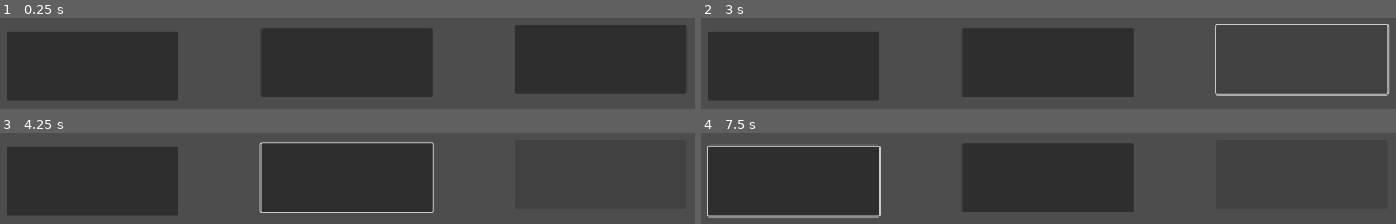
Above: before the commit, frames 1-4 (two rows, left to right).
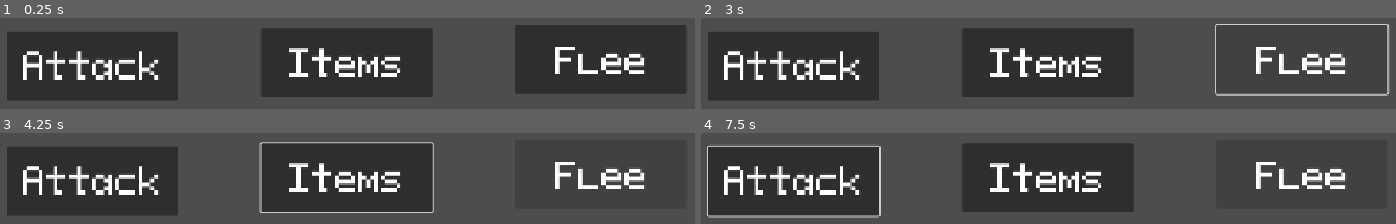
Above: after the commit, the same moments.

Repository: teagan-git-hub/goat_game
Game: Godot game, scene res://Scenes/battle_screen.tscn
Two runs of this game, one before a commit and one after it. Both use one fixed random seed, a clock stepped at 60 frames per second and the inputs below. This scene is started directly instead of the project's main scene.
Inputs (mouse positions are in pixels of both pictures, inside the frame that each line leads up to):
- Up to frame 1 (0.25 s): no input
- Up to frame 2 (3 s): click (791, 66) at 0.5 s; click (1048, 62) at 1.25 s; click (1298, 58) at 2 s; tap Enter at 2.75 s; hold Right (right) from 2.78 s (still down)
- Up to frame 3 (4.25 s): tap Space at 3.5 s; release Right (right) at 3.53 s; hold Down (down) from 3.53 s (still down)
- Up to frame 4 (7.5 s): tap Enter at 4.25, 5.75 s; release Down (down) at 4.28 s; hold Right (right) 4.28-5.03 s; tap Space at 5, 6.5 s; hold Up (up) 5.03-5.78 s; hold Left (left) 5.78-7.28 s; hold Down (down) from 7.28 s (still down)

The runs differ from the first frame. In frame 1, 5.8% of the frame differs, in the area x 3-93%, y 31-69%; in frame 2, 5.8%; in frame 3, 5.8%; in frame 4, 5.8%.
Error in both runs: Cannot call method 'play' on a null value. (res://Scripts/battle_screen.gd:8)

Commit message:
feat: add battle encounter flow

Diff:
--- /dev/null
+++ b/Labels/battle_label_settings.tres
@@ -0,0 +1,7 @@
+[gd_resource type="LabelSettings" format=3 uid="uid://dsddhm3oa73n0"]
+
+[ext_resource type="FontFile" uid="uid://5miaymlewwuu" path="res://Pixeloid_Font_1_0/TrueType (.ttf)/PixeloidMono.ttf" id="1_r8wn0"]
+
+[resource]
+font = ExtResource("1_r8wn0")
+font_size = 50
--- a/Scenes/battle_screen.tscn
+++ b/Scenes/battle_screen.tscn
@@ -1,6 +1,7 @@
 [gd_scene format=3 uid="uid://ccood52o8v3lw"]
 
 [ext_resource type="Script" path="res://Scripts/battle_screen.gd" id="1_iuxaa"]
+[ext_resource type="LabelSettings" uid="uid://dsddhm3oa73n0" path="res://Labels/battle_label_settings.tres" id="2_4vnsc"]
 
 [node name="Battle Screen" type="Node2D" unique_id=1572553924]
 script = ExtResource("1_iuxaa")
@@ -18,12 +19,33 @@
 offset_right = 313.0
 offset_bottom = 587.0
 
+[node name="Label" type="Label" parent="Control/attack" unique_id=453670210]
+layout_mode = 0
+offset_top = 1.0
+offset_right = 246.0
+offset_bottom = 98.0
+text = "Attack"
+label_settings = ExtResource("2_4vnsc")
+horizontal_alignment = 1
+vertical_alignment = 1
+
 [node name="items" type="Button" parent="Control" unique_id=1956134953]
 layout_mode = 0
 offset_left = 432.0
 offset_top = 483.0
 offset_right = 679.0
 offset_bottom = 582.0
+
+[node name="Label2" type="Label" parent="Control/items" unique_id=483898615]
+layout_mode = 0
+offset_left = 1.0
+offset_top = 2.0
+offset_right = 247.0
+offset_bottom = 99.0
+text = "Items"
+label_settings = ExtResource("2_4vnsc")
+horizontal_alignment = 1
+vertical_alignment = 1
 
 [node name="retreat" type="Button" parent="Control" unique_id=963903386]
 layout_mode = 0
@@ -32,6 +54,17 @@
 offset_right = 1045.0
 offset_bottom = 577.0
 
+[node name="Label3" type="Label" parent="Control/retreat" unique_id=2098943519]
+layout_mode = 0
+offset_left = 2.0
+offset_top = 3.0
+offset_right = 248.0
+offset_bottom = 100.0
+text = "Flee"
+label_settings = ExtResource("2_4vnsc")
+horizontal_alignment = 1
+vertical_alignment = 1
+
 [connection signal="pressed" from="Control/attack" to="." method="_on_attack_pressed"]
 [connection signal="pressed" from="Control/items" to="." method="_on_items_pressed"]
 [connection signal="pressed" from="Control/retreat" to="." method="_on_retreat_pressed"]
--- a/Scenes/cow.tscn
+++ b/Scenes/cow.tscn
@@ -82,6 +82,9 @@
 position = Vector2(0, -16)
 sprite_frames = SubResource("SpriteFrames_lkxno")
 
-[node name="CollisionShape2D" type="CollisionShape2D" parent="." unique_id=692453616]
+[node name="Area2D" type="Area2D" parent="." unique_id=538875405]
 position = Vector2(-3, -11)
+collision_layer = 2
+
+[node name="CollisionShape2D" type="CollisionShape2D" parent="Area2D" unique_id=692453616]
 shape = SubResource("RectangleShape2D_lkxno")
--- a/Scenes/player.tscn
+++ b/Scenes/player.tscn
@@ -117,8 +117,13 @@
 sprite_frames = SubResource("SpriteFrames_tgcg2")
 animation = &"idle_animation"
 
-[node name="CollisionShape2D" type="CollisionShape2D" parent="." unique_id=393453400]
+[node name="Area2D" type="Area2D" parent="." unique_id=1305279323]
+collision_mask = 2
+
+[node name="CollisionShape2D" type="CollisionShape2D" parent="Area2D" unique_id=393453400]
 position = Vector2(1, -9)
 shape = SubResource("CircleShape2D_qtiiy")
 
 [node name="Camera2D" type="Camera2D" parent="." unique_id=735661709]
+
+[connection signal="area_entered" from="Area2D" to="." method="_on_area_2d_area_entered"]
--- a/Scripts/player.gd
+++ b/Scripts/player.gd
@@ -15,3 +15,10 @@
 			goat_2d.flip_h = false
 	else:
 		goat_2d.play("idle_animation")
+
+
+# when we collide with an enemy
+func _on_area_2d_area_entered(area: Area2D) -> void:
+	# call the battle scene
+	get_tree().change_scene_to_file("res://Scenes/battle_screen.tscn")
+	pass # Replace with function body.
